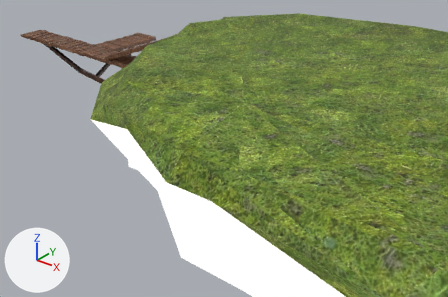
A saved change to the OBJ model ProyectoFinal/Models/ZonaA/ChinampaA.obj.
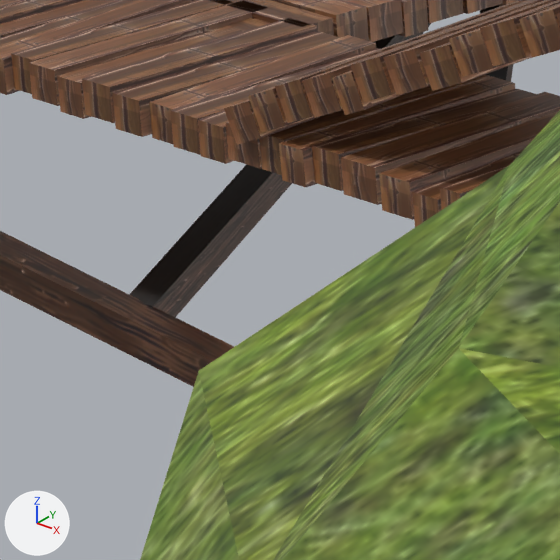
Each version is shown whole from a 50 mm camera at (-56.9, -74.0, 35.8) aimed at (-117.6, 1.9, -11.2), then close up on the part from 19% to 30% of the width and 16% to 34% of the height. Lighting does not change. The marker at lower left points along +X, +Y and +Z. The last two pictures show the newer version. Where no turn or scale is listed for an object, it has been applied to the vertices.

Names of what the first close-up shows: 'defaultMaterial.006', 'defaultMaterial.012', 'defaultMaterial.013', 'defaultMaterial.014', 'defaultMaterial.015', 'defaultMaterial.016'.
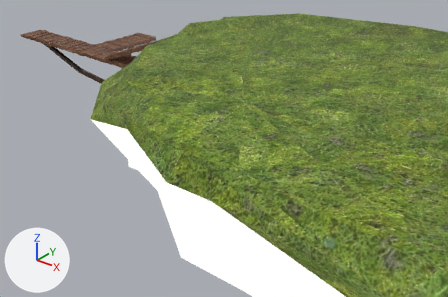
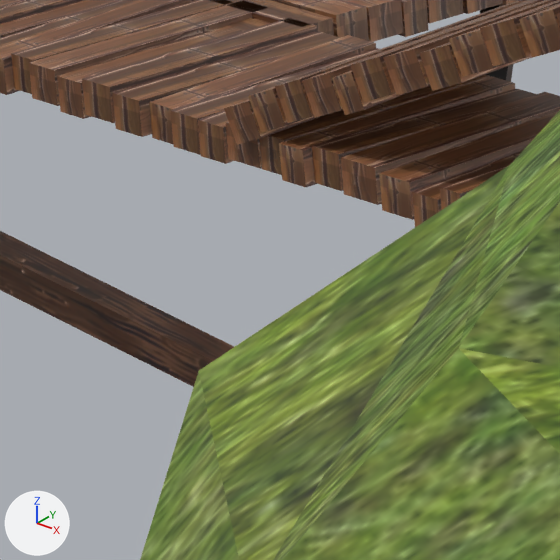
Where the change shows, as pixel boxes [x1, y1, x2, y2] in the close-ups (560 x 560 px):
```json
{"object": "defaultMaterial.014", "change": "deleted", "before": [129, 23, 431, 317]}
```

The change, as JSON lines over the scene's bpy script:
```json
{"op": "remove", "block": "ob_defaultmaterial_014", "code": ["ob_defaultmaterial_014 = bpy.data.objects.new('defaultMaterial.014', me_defaultmaterial_014)", "ob_defaultmaterial_014.location = (0.0, 0.0, 0.0)"]}
```
